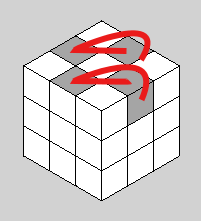
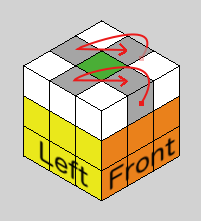
Two versions of the same layered image (201x221). Layer-by-layer changes:
added layer "Pasted Layer #1" above "Layer #1" over [left=39, top=137, right=176, bottom=191]
added layer "Layer #1" above "Layer" over [left=72, top=33, right=151, bottom=106]
hid "Layer" over [left=69, top=30, right=151, bottom=102]
painted on "Pasted Layer" over [left=24, top=52, right=179, bottom=200]
